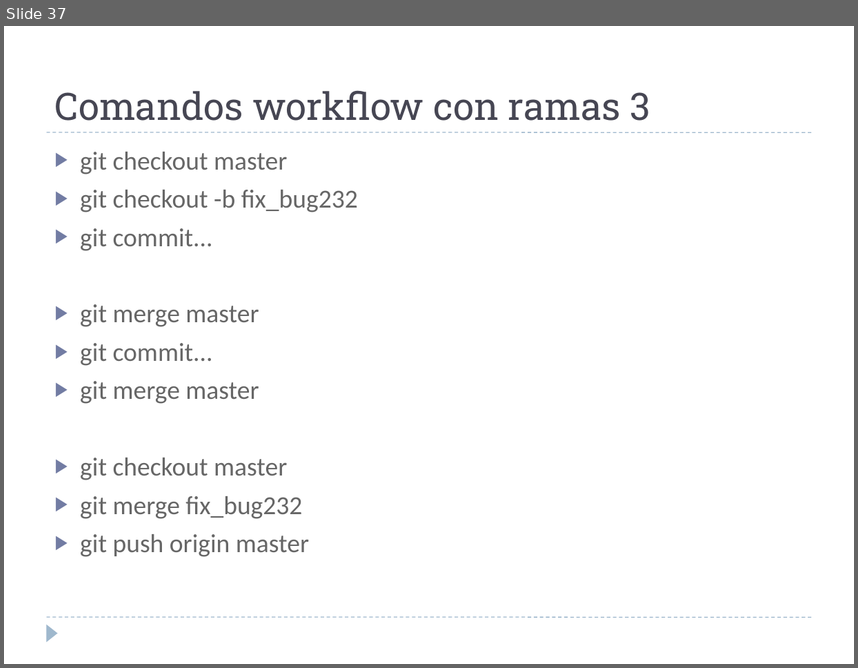
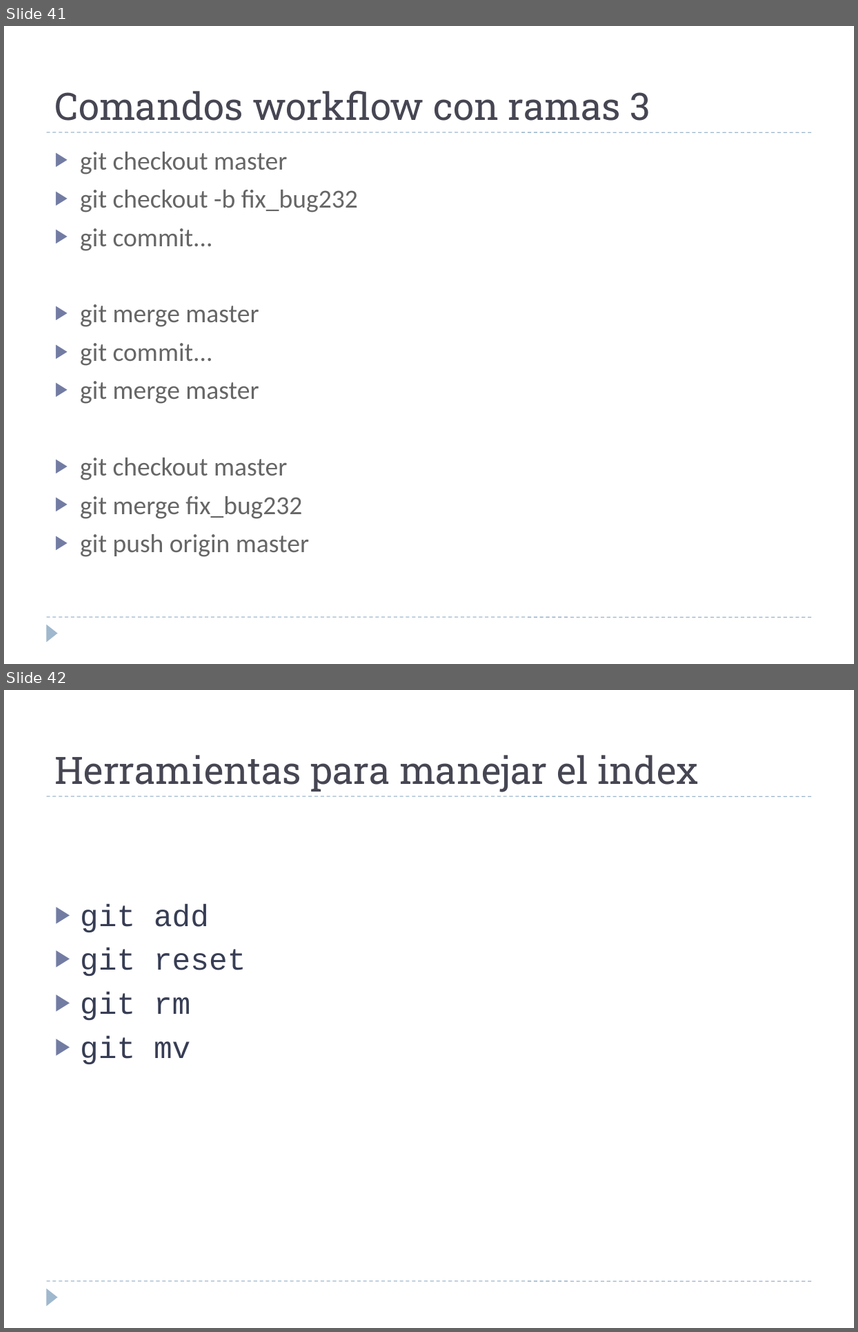
Before and after one commit to martina-if/curso_git, a slide deck: GIT.ppt. Shown one above the other, each under a label of ours: slide 37 before the commit, slides 41 and 42 after it. The pictures are 858x668 and 858x1332 pixels, drawn with LibreOffice and Linux fonts; fonts in the diff are those of the drawing. Boxes give left, top, right and bottom in pixels: in the first picture for what was removed or moved away, otherwise in the second. Text is boxed around its words. In the diff, an @@ line names an element or a change of style, - is before the commit and + after.

```diff
--- a/GIT.ppt
+++ b/GIT.ppt
@@ slide 42 added at <box>4,690,854,1328</box>, background #FFFFFF; not listed: 3 template elements that a slide beside it also shows @@
@@ text added at <box>55,755,698,792</box>, 32 pt, text #464653 @@
+Herramientas para manejar el index
@@ text added at <box>80,904,245,1064</box>, 26 pt, text #373D54 @@
+▶ git add
+▶ git reset
+▶ git rm
+▶ git mv
@@ what was slide 37 is now slide 41 @@
```
Also in this commit, not shown: 5 slides changed, 8 other slides added.
